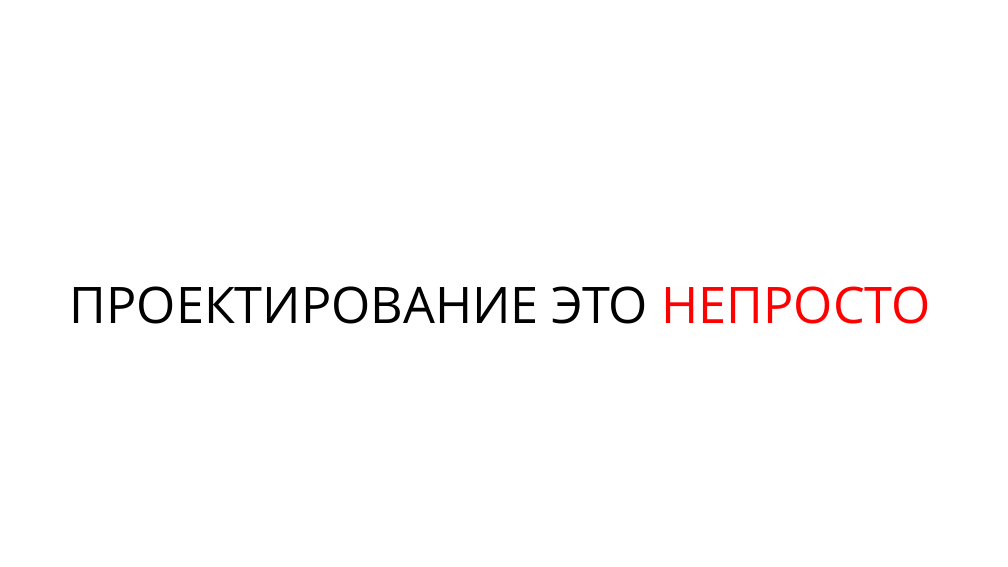
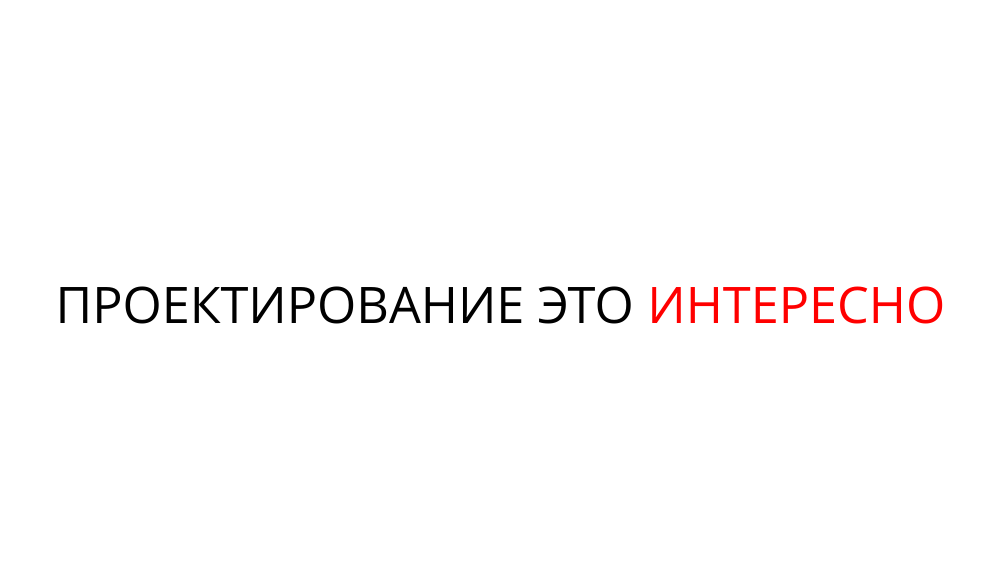
Before and after one commit to rkhaimov/brain-gym, a slide deck: slide 90 of Презентация.pptx (slide 93 before the commit). Drawn at 1008x567 pixels with LibreOffice and Linux fonts; fonts in the diff are those of the drawing. Boxes give left, top, right and bottom in pixels: in the first picture for what was removed or moved away, otherwise in the second. Text is boxed around its words. In the diff, an @@ line names an element or a change of style, - is before the commit and + after.

```diff
--- a/Презентация.pptx
+++ b/Презентация.pptx
@@ text at [56,286,945,324]: text changed @@
-ПРОЕКТИРОВАНИЕ ЭТО НЕПРОСТО
+ПРОЕКТИРОВАНИЕ ЭТО ИНТЕРЕСНО
```
Also in this commit, not shown: 6 other slides changed, 5 slides added, 8 slides removed.
